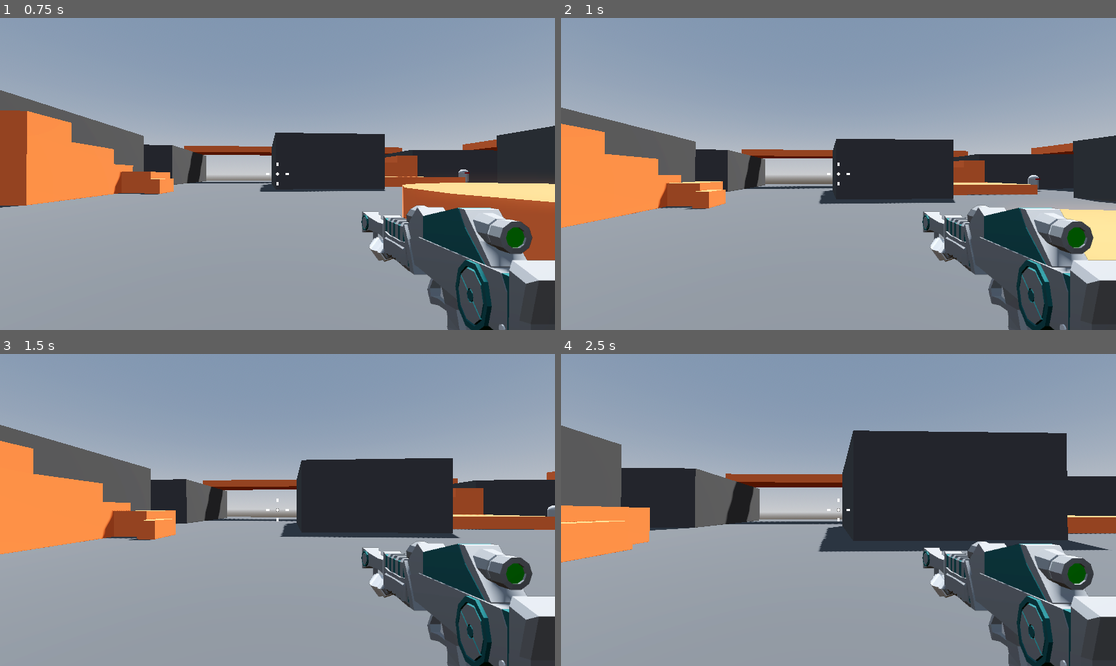
Above: before the commit, frames 1-4 (two rows, left to right).
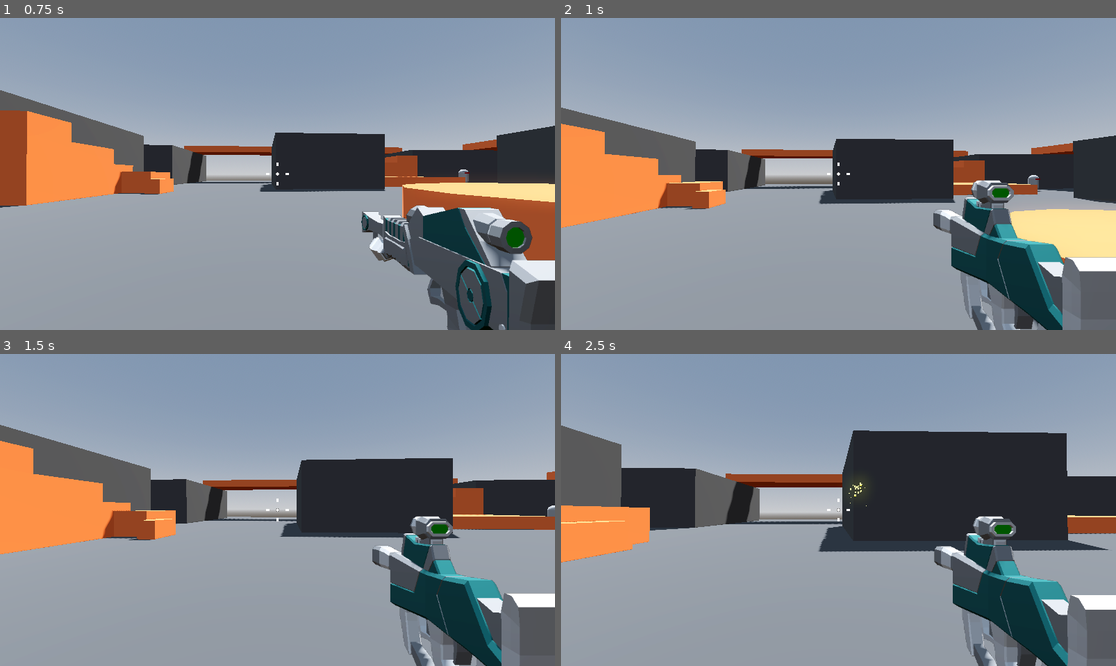
Above: after the commit, the same moments.

Repository: ericvennemeyer/RoboRampage
Game: Godot game, scene res://Levels/sandbox.tscn
Same seed, same stepped clock (60 frames per second), same inputs: the game is played once before the commit and once after it.
Inputs (mouse positions are in pixels of both pictures, inside the frame that each line leads up to):
- Up to frame 1 (0.75 s): tap Enter at 0.5 s; move the mouse to (305, 174) at 0.52 s; hold W (move_forward) from 0.53 s (still down); hold 1 (weapon_1, bound only after the commit) from 0.53 s (still down)
- Up to frame 2 (1 s): keep holding W (move_forward); keep holding 1 (weapon_1, bound only after the commit); tap Space (jump) at 0.77 s; tap 2 (weapon_2, bound only after the commit) at 0.8 s
- Up to frame 3 (1.5 s): keep holding W (move_forward); move the mouse to (249, 510) at 1.27 s; release 1 (weapon_1, bound only after the commit) at 1.28 s; tap 2 (weapon_2, bound only after the commit) at 1.35 s
- Up to frame 4 (2.5 s): keep holding W (move_forward); tap Space (jump) at 1.52 s; tap 1 (weapon_1, bound only after the commit) at 1.55 s; move the mouse to (849, 503) at 2.02 s; press the mouse at (849, 503) at 2.03 s; tap 2 (weapon_2, bound only after the commit) at 2.3 s

Frame 1 is identical in both runs. In frame 2, 9.7% of the frame differs, in the area x 65-100%, y 51-100%; in frame 3, 9.4%; in frame 4, 9.5%.

Commit message:
4.22 -- Swapping Weapons

Diff:
--- a/Player/player.tscn
+++ b/Player/player.tscn
@@ -1,8 +1,10 @@
-[gd_scene load_steps=12 format=3 uid="uid://f22au7be1on2"]
+[gd_scene load_steps=14 format=3 uid="uid://f22au7be1on2"]
 
 [ext_resource type="Script" uid="uid://f4qga21ey647" path="res://Player/player.gd" id="1_l8h54"]
 [ext_resource type="Script" uid="uid://6obxm53fjk5r" path="res://Player/smooth_camera.gd" id="2_4ntmi"]
+[ext_resource type="PackedScene" uid="uid://b6pdatn6a250g" path="res://Weapons/SMG.tscn" id="3_btcbx"]
 [ext_resource type="PackedScene" uid="uid://tguwx1vs6urv" path="res://Weapons/Rifle.tscn" id="3_fhl08"]
+[ext_resource type="Script" uid="uid://iqw5yv0t6fi" path="res://Player/weapon_handler.gd" id="3_od3ui"]
 [ext_resource type="Script" uid="uid://ocrdiea6xgou" path="res://Levels/crosshair.gd" id="4_gwnis"]
 [ext_resource type="Texture2D" uid="uid://cmtmfwb6m25d0" path="res://Player/damage.png" id="5_k53q1"]
 [ext_resource type="PackedScene" uid="uid://dkuxinwnlda42" path="res://Player/game_over_menu.tscn" id="6_fhl08"]
@@ -94,8 +96,6 @@
 [node name="RemoteTransform3D" type="RemoteTransform3D" parent="CameraPivot/SmoothCamera"]
 remote_path = NodePath("../../../SubViewportContainer/SubViewport/WeaponCamera")
 
-[node name="Rifle" parent="CameraPivot/SmoothCamera" instance=ExtResource("3_fhl08")]
-
 [node name="SubViewportContainer" type="SubViewportContainer" parent="."]
 anchors_preset = 15
 anchor_right = 1.0
@@ -114,6 +114,15 @@
 transform = Transform3D(1, 0, 0, 0, 1, 0, 0, 0, 1, 0, 0.3, 0)
 cull_mask = 2
 fov = 40.0
+
+[node name="WeaponHandler" type="Node3D" parent="SubViewportContainer/SubViewport/WeaponCamera" node_paths=PackedStringArray("weapon_1", "weapon_2")]
+script = ExtResource("3_od3ui")
+weapon_1 = NodePath("Rifle")
+weapon_2 = NodePath("SMG")
+
+[node name="Rifle" parent="SubViewportContainer/SubViewport/WeaponCamera/WeaponHandler" instance=ExtResource("3_fhl08")]
+
+[node name="SMG" parent="SubViewportContainer/SubViewport/WeaponCamera/WeaponHandler" instance=ExtResource("3_btcbx")]
 
 [node name="CenterContainer" type="CenterContainer" parent="."]
 anchors_preset = 15
--- /dev/null
+++ b/Player/weapon_handler.gd
@@ -0,0 +1,26 @@
+extends Node3D
+
+
+@export var weapon_1: Node3D
+@export var weapon_2: Node3D
+
+
+func _ready() -> void:
+	equip(weapon_1)
+
+
+func _unhandled_input(event: InputEvent) -> void:
+	if event.is_action_pressed("weapon_1"):
+		equip(weapon_1)
+	elif event.is_action_pressed("weapon_2"):
+		equip(weapon_2)
+
+
+func equip(active_weapon: Node3D) -> void:
+	for child in get_children():
+		if child == active_weapon:
+			child.visible = true
+			child.set_process(true)
+		else:
+			child.visible = false
+			child.set_process(false)
--- a/project.godot
+++ b/project.godot
@@ -51,3 +51,13 @@
 "events": [Object(InputEventMouseButton,"resource_local_to_scene":false,"resource_name":"","device":-1,"window_id":0,"a …(257 unchanged characters)…
 ]
 }
+weapon_1={
+"deadzone": 0.2,
+"events": [Object(InputEventKey,"resource_local_to_scene":false,"resource_name":"","device":-1,"window_id":0,"alt_pressed":false,"shift_pressed":false,"ctrl_pressed":false,"meta_pressed":false,"pressed":false,"keycode":0,"physical_keycode":49,"key_label":0,"unicode":49,"location":0,"echo":false,"script":null)
+]
+}
+weapon_2={
+"deadzone": 0.2,
+"events": [Object(InputEventKey,"resource_local_to_scene":false,"resource_name":"","device":-1,"window_id":0,"alt_pressed":false,"shift_pressed":false,"ctrl_pressed":false,"meta_pressed":false,"pressed":false,"keycode":0,"physical_keycode":50,"key_label":0,"unicode":50,"location":0,"echo":false,"script":null)
+]
+}
Not shown, added: Player/weapon_handler.gd.uid
